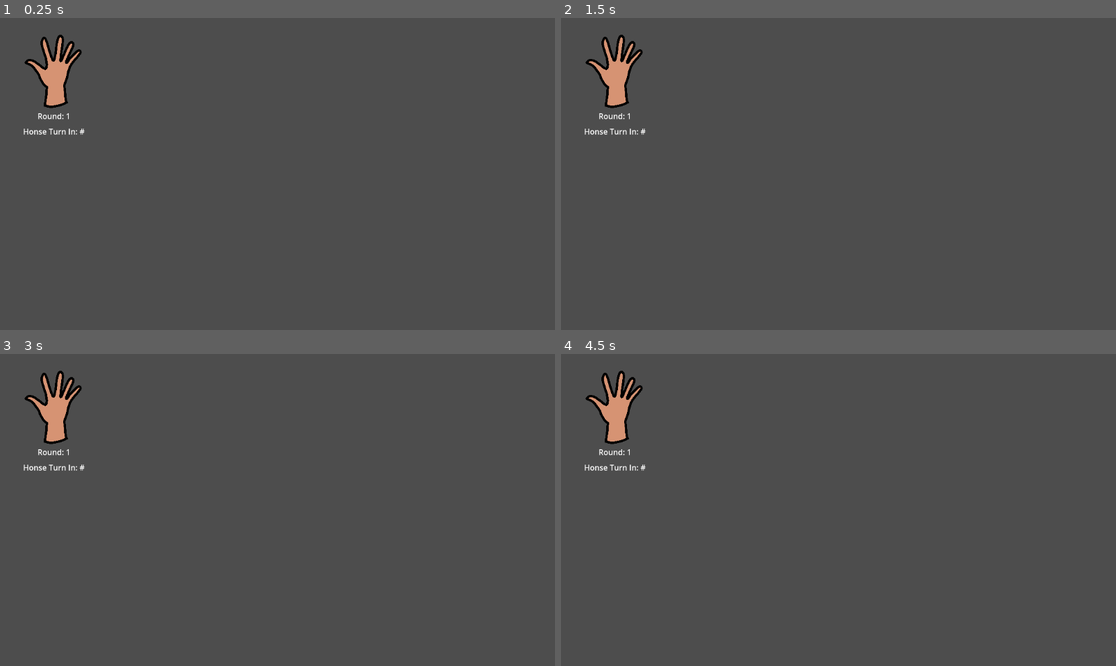
Above: before the commit, frames 1-4 (two rows, left to right).
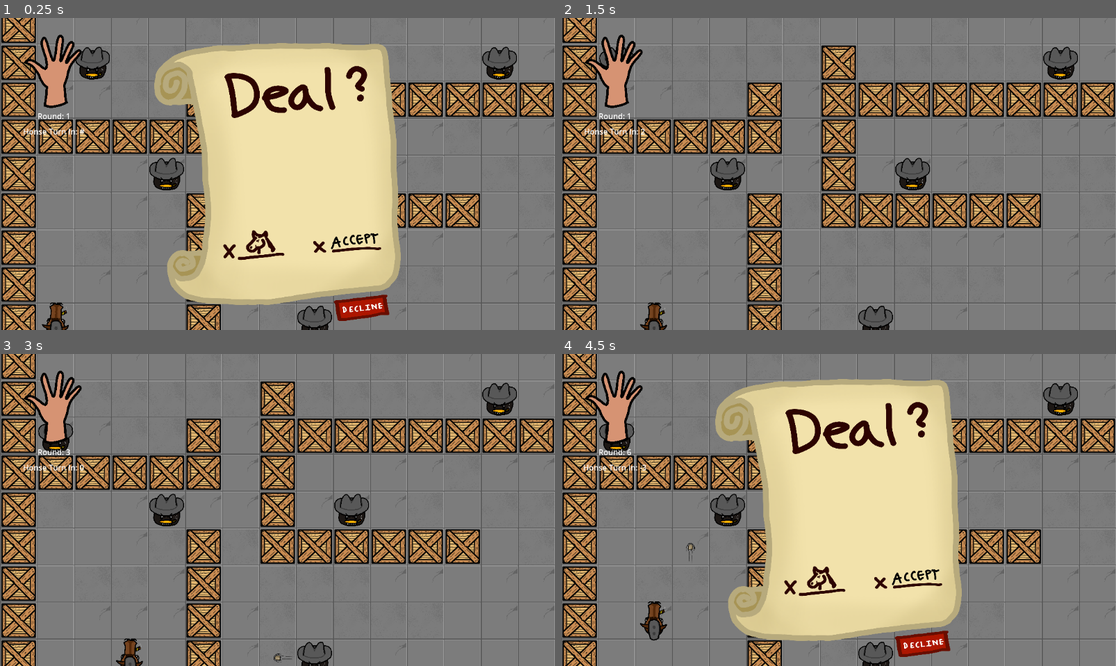
Above: after the commit, the same moments.

Repository: AT0M1X/TheHorseheadPact
Game: Godot game, scene res://scenes/main/Main.tscn
The game is run twice, just before and just after one commit, with the same random seed, the same clock (stepped at 60 frames per second) and the same inputs.
Inputs (mouse positions are in pixels of both pictures, inside the frame that each line leads up to):
- Up to frame 1 (0.25 s): no input
- Up to frame 2 (1.5 s): click (916, 239) at 0.52 s; tap Enter at 1.25 s; hold D (move_right) from 1.28 s (still down); hold Space (shoot) from 1.28 s (still down)
- Up to frame 3 (3 s): release D (move_right) at 2.03 s; release Space (shoot) at 2.03 s; hold S (move_down) 2.03-2.78 s; tap Space (shoot) at 2.1 s; tap Enter at 2.75 s; hold D (move_right) from 2.78 s (still down); hold Space (shoot) from 2.78 s (still down)
- Up to frame 4 (4.5 s): release D (move_right) at 3.53 s; release Space (shoot) at 3.53 s; hold W (move_up) 3.53-4.28 s; tap Space (shoot) at 3.6 s; tap Enter at 4.25 s; hold A (move_left) from 4.28 s (still down); hold Space (shoot) from 4.28 s (still down)

The runs differ from the first frame. In frame 1, 95% of the frame differs, in the area x 0-100%, y 0-100%; in frame 2, 94%; in frame 3, 94%; in frame 4, 95%.
Error before the commit: Parse Error: Used space character for indentation instead of tab as used before in the file. (res://autoload/TurnManager.gd:91)

Commit message:
Formatting error

Diff:
--- a/autoload/TurnManager.gd
+++ b/autoload/TurnManager.gd
@@ -89,7 +89,7 @@
 		if is_instance_valid(b):
 			b.move()
 			if b.has_signal("move_done") :
-            	await b.move_done
+				await b.move_done
 
 	for b in dead_bullets:
 		bullets.erase(b)
